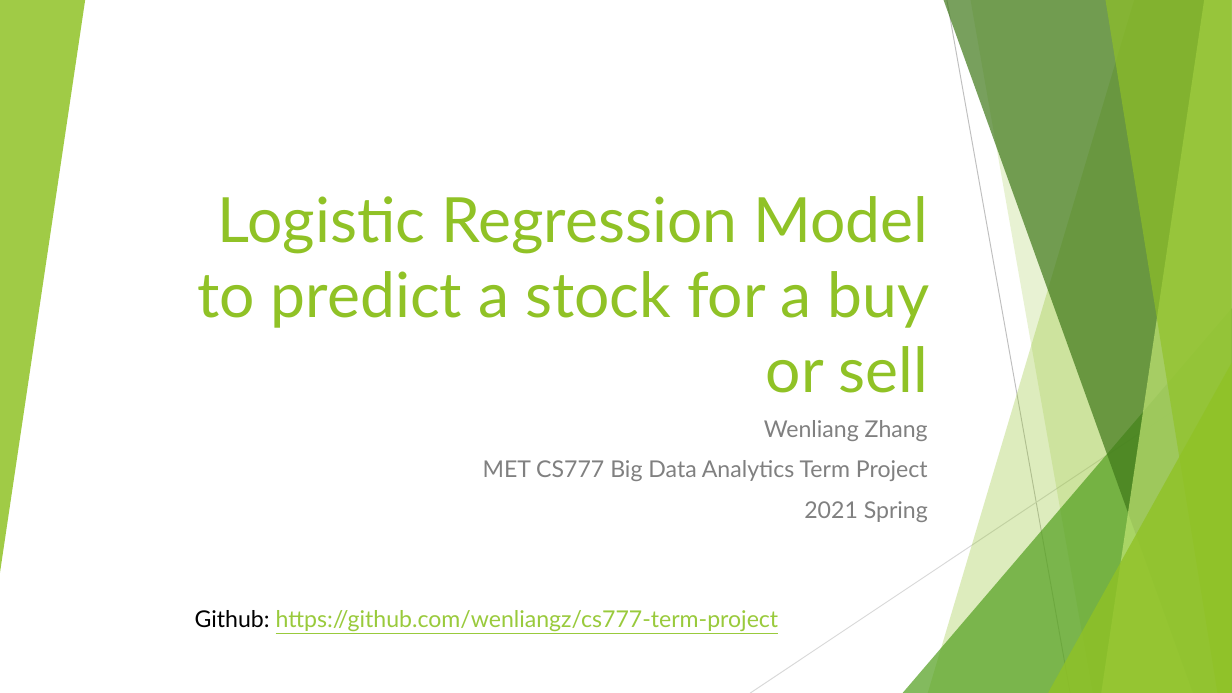
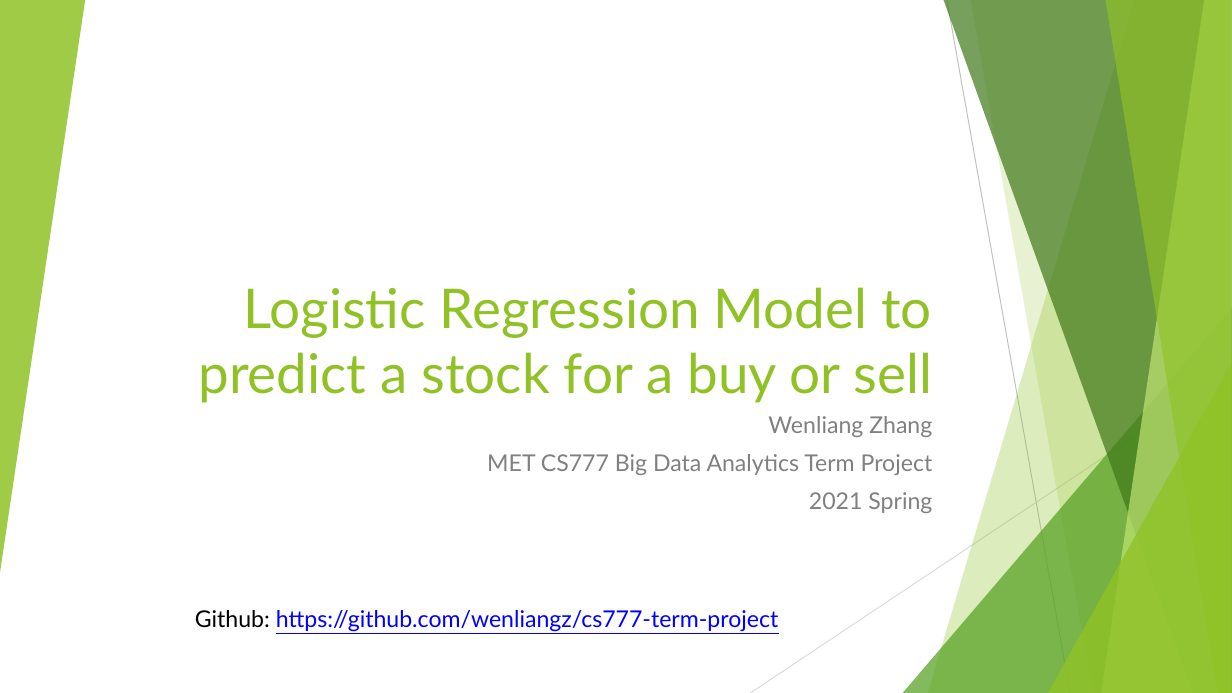
Before and after one commit to wenliangz/cs777-term-project, a slide deck: slide 1 of docs/presentation.pptx. Drawn at 1232x693 pixels with LibreOffice and Linux fonts; fonts in the diff are those of the drawing. Boxes give left, top, right and bottom in pixels: in the first picture for what was removed or moved away, otherwise in the second. Text is boxed around its words. In the diff, an @@ line names an element or a change of style, - is before the commit and + after.

```diff
--- a/docs/presentation.pptx
+++ b/docs/presentation.pptx
@@ title "Logistic Regression Model to predict ..." at (198, 287, 932, 403): size 48.6 to 42.7 pt @@
@@ triangle removed at (903, 308, 1232, 693) @@
@@ freeform shape added at (903, 308, 1232, 693), fill #54A021 at 72% opacity @@
@@ subtitle "Wenliang Zhang" at (487, 416, 933, 513): line spacing 1 to 0.9 @@
@@ text "Github: https://github.com/wenliangz/cs777-term-project" at (195, 610, 779, 632): text colour #99CA3C to #0000FF in "https://github.com/wenliangz/cs777-term-project" @@
```
Also in this commit, not shown: 11 other slides changed.
